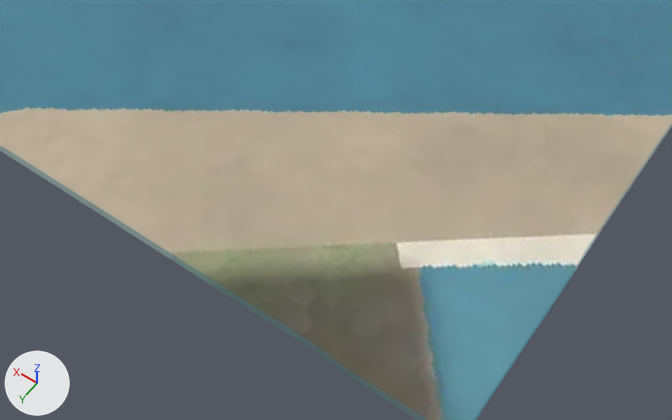
The glTF model public/tiles/baixa-alfama/t_6_1.glb: old version first, new version second.
Rendered twice from a 50 mm lens placed at (1079.9, -328.4, 196.4), pointed at (1168.5, -452.4, 1.4). Lighting does not change. The marker at lower left points along +X, +Y and +Z. The first picture is the older version. Where no turn or scale is listed for an object, it has been applied to the vertices.

Script lines for the objects in view, before the commit:
```python
me_terrain = bpy.data.meshes.new('terrain')
me_terrain.from_pydata(...)  # 4348 vertices, 8442 faces; spans x -250.0..250.0, y -250.0..250.0, z -6.0..6.0
me_terrain.materials.append(mat_ground)  # picture img_ground
ob_terrain = bpy.data.objects.new('terrain', me_terrain)
ob_terrain.location = (1358.3, -665.4, -2.1)
```
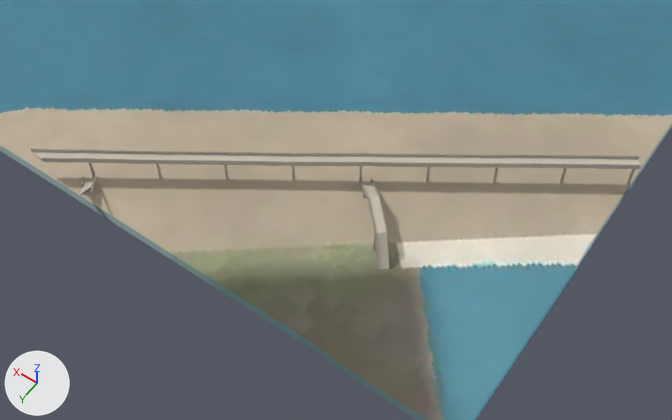
Boxes [x1, y1, x2, y2] around the edits, measured in the pictures (672 x 420 px):
'buildings', added: after [31, 149, 641, 270]

The change, as a list of edits to the scene's bpy script:
```text
Add mat_buildings:
    mat_buildings = bpy.data.materials.new('buildings')
    mat_buildings.use_nodes = True; mat_buildings.node_tree.nodes.clear()
    _N = mat_buildings.node_tree.nodes; _L = mat_buildings.node_tree.links
    n0 = _N.new('ShaderNodeBsdfPrincipled'); n0.name = 'Principled BSDF'
    n0.inputs[2].default_value = 0.9  # 'Roughness'
    n1 = _N.new('ShaderNodeOutputMaterial'); n1.name = 'Material Output'
    n2 = _N.new('ShaderNodeVertexColor'); n2.name = 'Color Attribute'
    _L.new(n0.outputs[0], n1.inputs[0])  # 'BSDF' to 'Surface'
    _L.new(n2.outputs[0], n0.inputs[0])  # 'Color' to 'Base Color'
Add me_buildings:
    me_buildings.from_pydata(...)  # 384 vertices, 650 faces; spans x -66.4..66.4, y -46.7..46.7, z -5.2..5.2
    me_buildings.materials.append(mat_buildings)
Add ob_buildings:
    ob_buildings = bpy.data.objects.new('buildings', me_buildings)
    ob_buildings.location = (1173.8, -458.9, 7.9)
```
